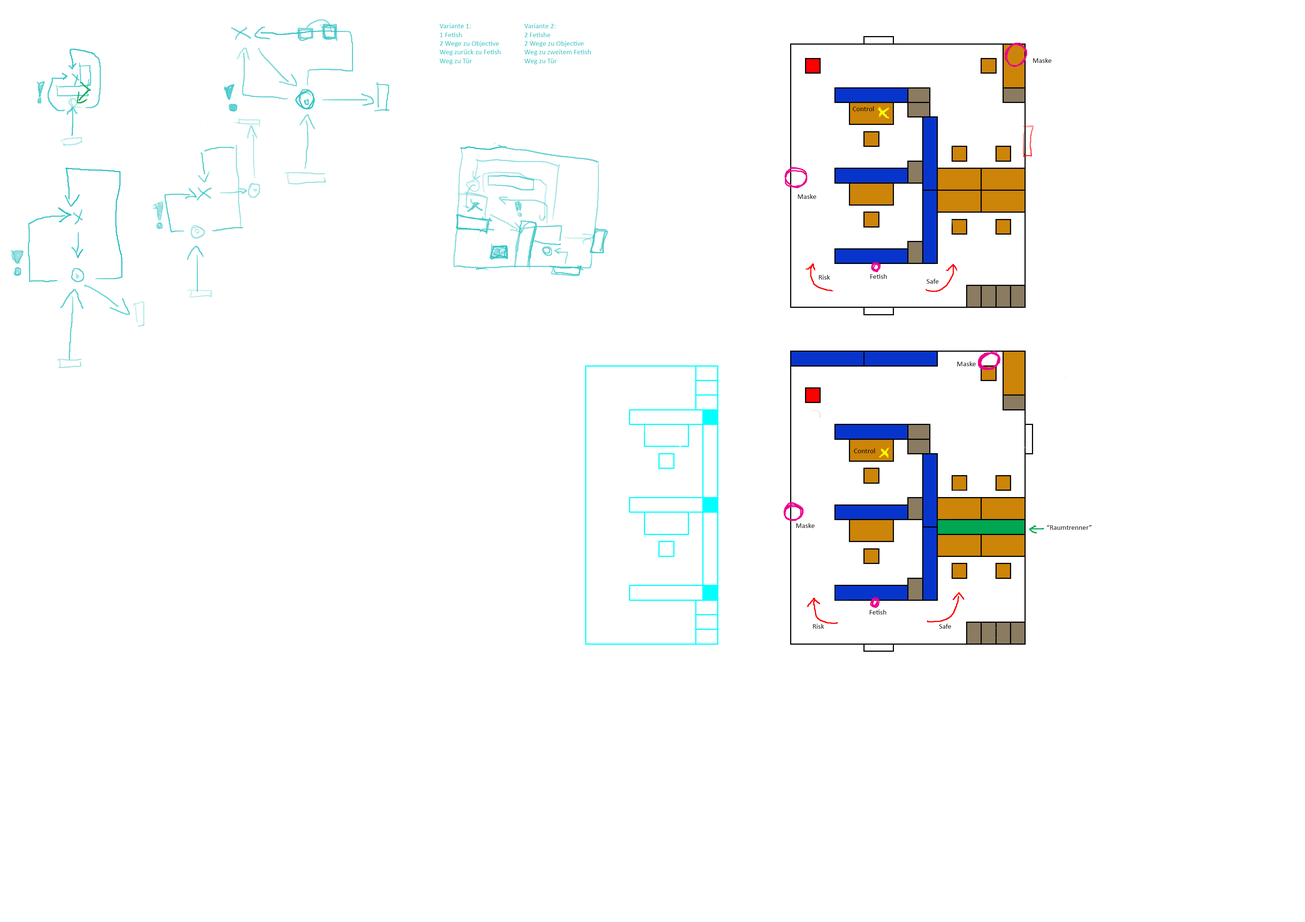
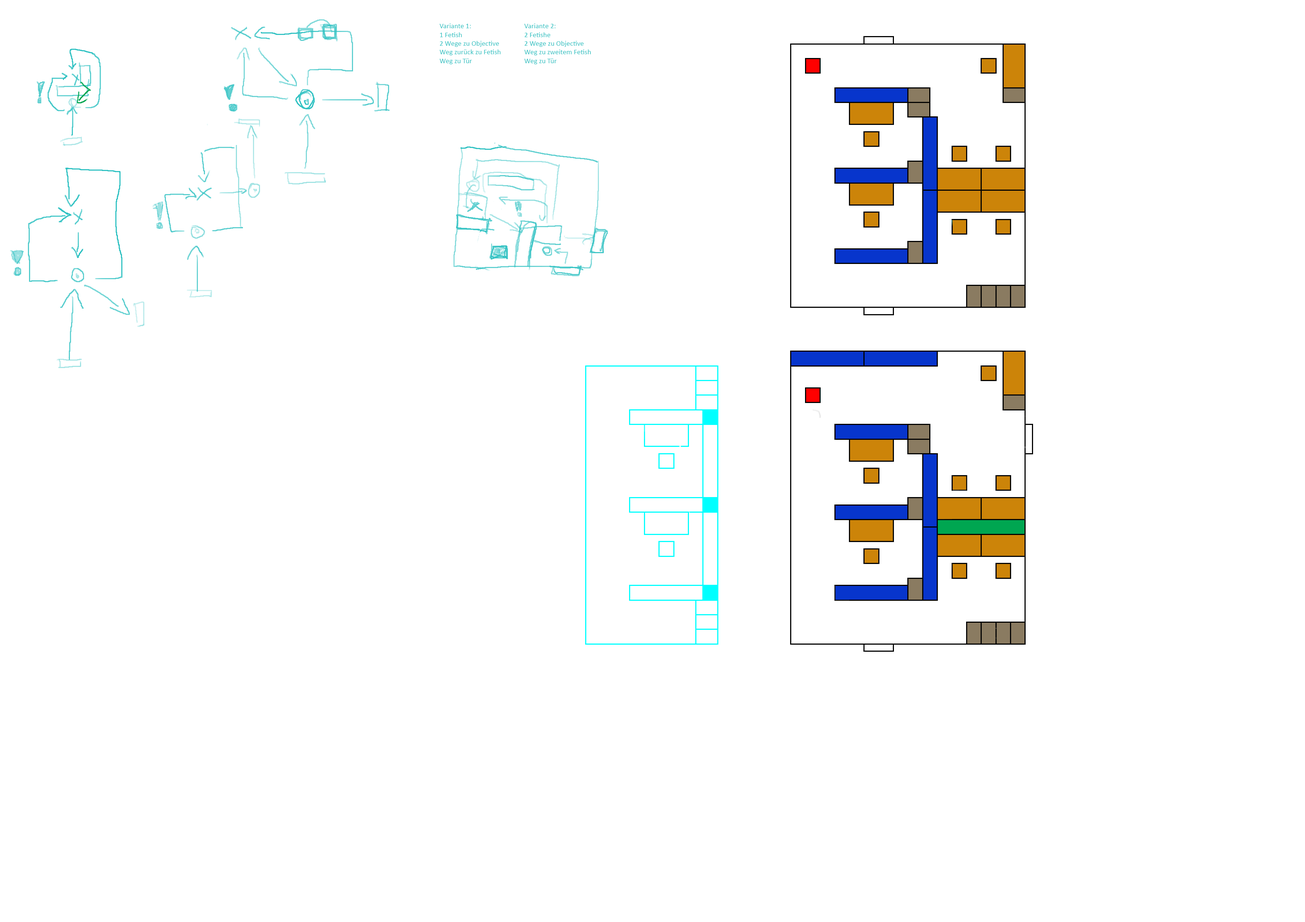
Layered file, before and after one edit (w=1305, h=922). Changes by layer:
moved "Beschriftung" (2nd of 2, in "Beschriftung") into group "Beschriftung" over <box>795,58,1092,629</box>
moved "Notizen" into group "Beschriftung" over <box>783,42,1142,625</box>
added group "Möbel" with 5 layers above "Vorzeichnung" over <box>789,42,1033,629</box>
moved "Guard" into group "Möbel" over <box>804,106,876,454</box>
moved "Aktenschrank" into group "Möbel" over <box>925,124,1026,629</box>
moved "Regal" into group "Möbel" over <box>789,106,938,602</box>
moved "Tisch/Stuhl" into group "Möbel" over <box>852,43,1026,458</box>
moved "Wand" into group "Möbel" over <box>789,42,1033,629</box>
